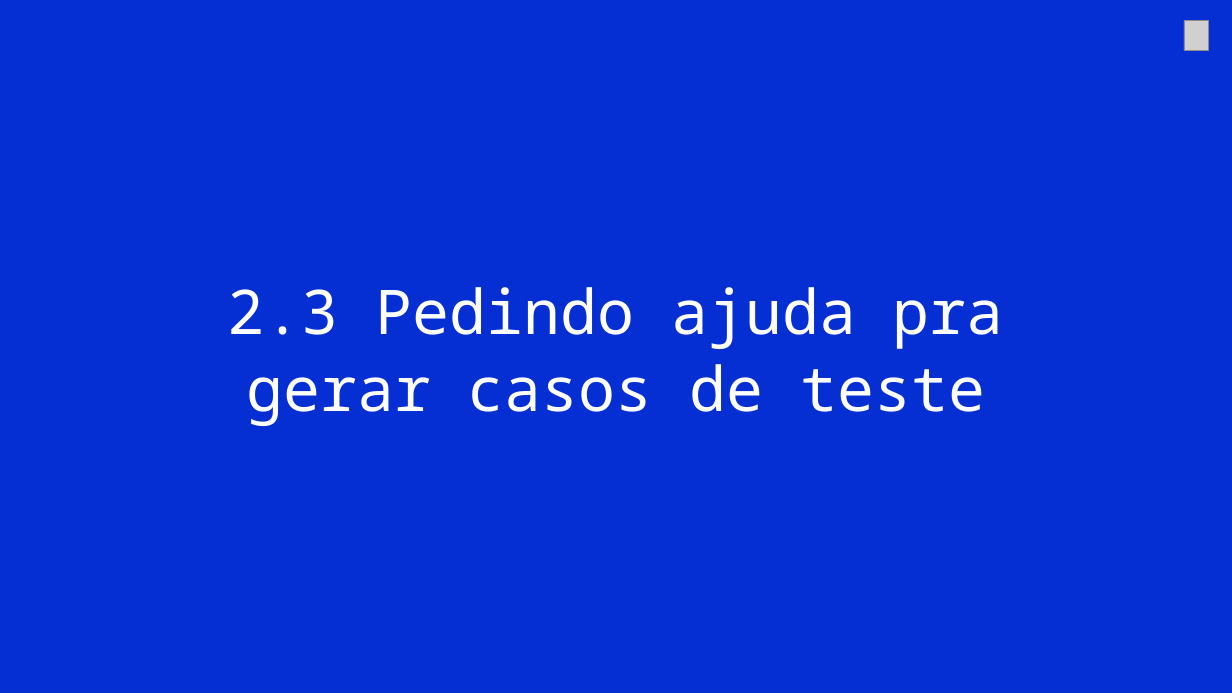
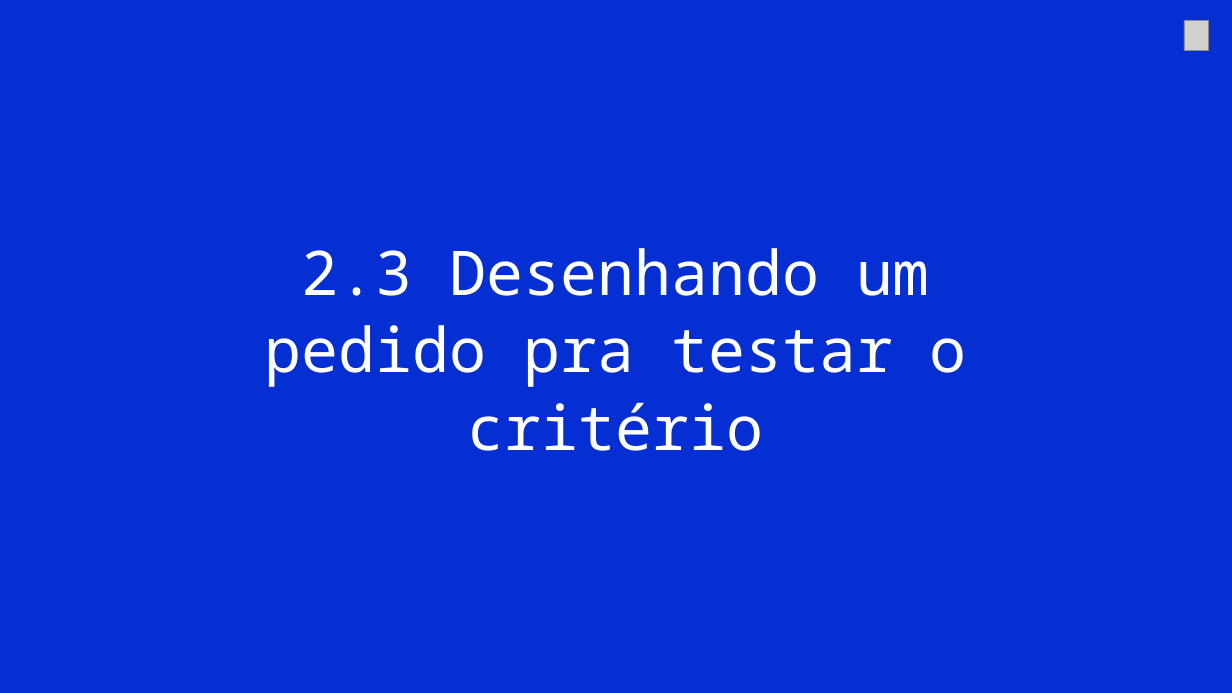
Before and after one commit to Djegao/alura-produto-ficticio, a slide deck: slide 8 of slides/aula2-alura.pptx. Drawn at 1232x693 pixels with LibreOffice and Linux fonts; fonts in the diff are those of the drawing; grey boxes stand for pictures. Boxes give left, top, right and bottom in pixels: in the first picture for what was removed or moved away, otherwise in the second. Text is boxed around its words. In the diff, an @@ line names an element or a change of style, - is before the commit and + after.

```diff
--- a/slides/aula2-alura.pptx
+++ b/slides/aula2-alura.pptx
@@ text at <box>265,248,967,451</box>: text changed @@
-2.3 Pedindo ajuda pra gerar casos de teste
+2.3 Desenhando um pedido pra testar o critério
```
Also in this commit, not shown: 3 other slides changed, 6 other files.
